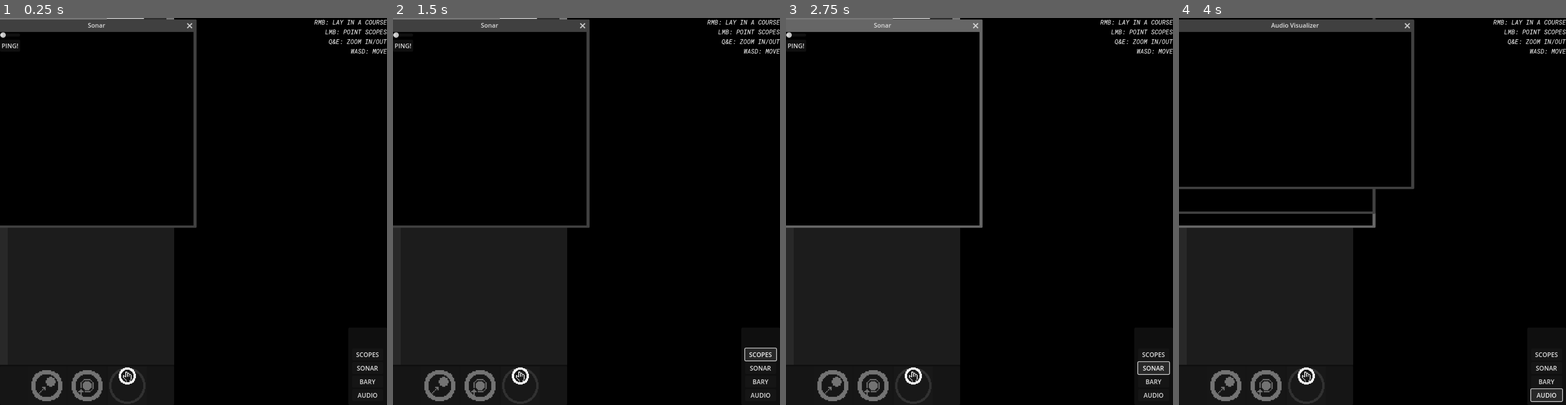
Above: before the commit, frames 1-4 (left to right).
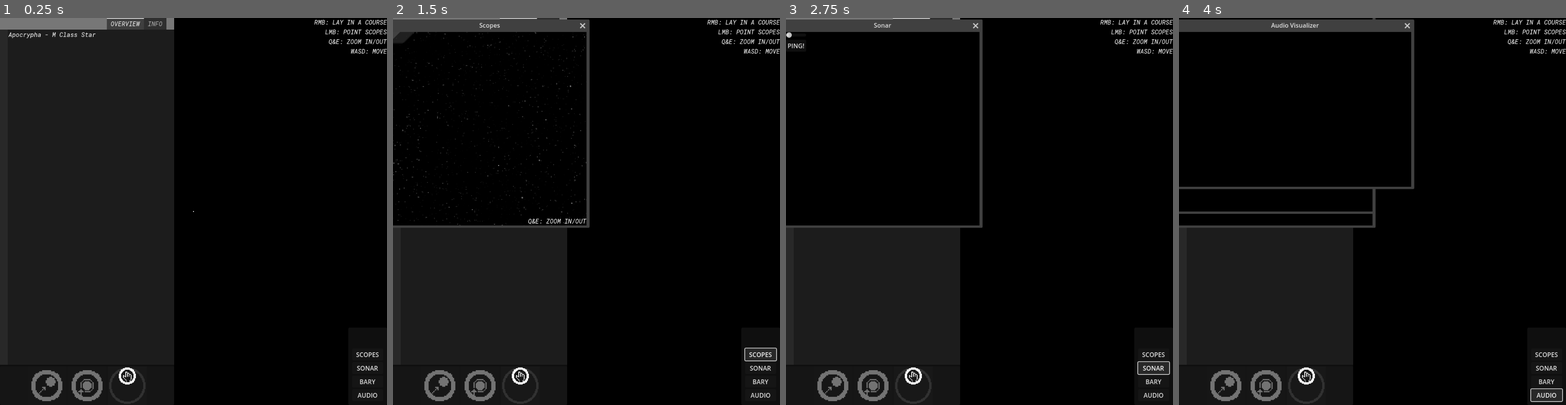
Above: after the commit, the same moments.

Repository: KermitGodFrog/Stellar-Cartography
Game: Godot game, scene res://Scenes/Game Master/gameMaster.tscn
Two runs of this game, one before a commit and one after it. Both use one fixed random seed, a clock stepped at 60 frames per second and the inputs below. Sound files missing from this copy of the repository are replaced by a short silence.
Inputs (mouse positions are in pixels of both pictures, inside the frame that each line leads up to):
- Up to frame 1 (0.25 s): no input
- Up to frame 2 (1.5 s): click (520, 385) at 0.5 s; click "SCOPES" at 1.25 s
- Up to frame 3 (2.75 s): click "SONAR" at 2 s
- Up to frame 4 (4 s): click "BARY" at 2.75 s; click "AUDIO" at 3.5 s

The runs differ from the first frame. In frame 1, 24% of the frame differs, in the area x 0-51%, y 0-55%; in frame 2, 0.4%; in frame 3, 2.2%; in frame 4, 0.3%.

Commit message:
Successful ui update.

Diff:
--- a/Scenes/Game/console_control.gd
+++ /dev/null
@@ -1,56 +0,0 @@
-extends Control
-
-@onready var item_list = $item_list
-@onready var line_edit = $line_edit
-
-signal systemMapPopup
-signal system3DPopup
-signal sonarPopup
-signal barycenterPopup
-
-func add_console_item(text: String, bg_color: Color = Color.WHITE):
-	var new_item = item_list.add_item(text, null, false)
-	if bg_color != Color.WHITE:
-		item_list.set_item_custom_bg_color(new_item, bg_color)
-	pass
-
-func _on_line_edit_text_submitted(new_text):
-	if new_text:
-		var return_msg: String
-		if has_method(str("cmd_", new_text)):
-			return_msg = call(str("cmd_", new_text))
-		else: return_msg = str("command not found: ", new_text)
-
-		if return_msg:
-			add_console_item(return_msg)
-
-		line_edit.clear()
-	pass
-
-func cmd_help():
-	return str("List of possible commands: ", "balance, ", "value, ", "jumps_remaining, ", "system_map, ", "scopes, ", "sonar ", "barycenter ")
-
-func cmd_system_map():
-	emit_signal("systemMapPopup")
-	return str("Opening system map.")
-
-func cmd_scopes():
-	emit_signal("system3DPopup")
-	return str("Opening scopes.")
-
-func cmd_sonar():
-	emit_signal("sonarPopup")
-	return str("Opening sonar.")
-
-func cmd_barycenter():
-	emit_signal("barycenterPopup")
-	return str("Opening barycenter visualizer.")
-
-func cmd_balance():
-	return str(owner.world.player.balance)
-
-func cmd_value():
-	return str(owner.world.player.current_value)
-
-func cmd_jumps_remaining():
-	return str(owner.world.player.jumps_remaining)
--- a/Scenes/Game/game.gd
+++ b/Scenes/Game/game.gd
@@ -8,7 +8,6 @@
 @onready var barycenter_visualizer = $barycenter_visualizer_window/barycenter_control
 @onready var audio_visualizer = $audio_visualizer_window/audio_control
 @onready var station_ui = $station_window/station_control
-#@onready var console_control = $console_control
 
 var is_paused: bool = false
 
--- a/Scenes/Game/game.tscn
+++ b/Scenes/Game/game.tscn
@@ -14,10 +14,8 @@
 [node name="system_window" parent="." instance=ExtResource("2_jilbx")]
 
 [node name="system_3d_window" parent="." instance=ExtResource("4_53ki8")]
-visible = true
 
 [node name="sonar_window" parent="." instance=ExtResource("4_lnw4j")]
-visible = true
 
 [node name="barycenter_visualizer_window" parent="." instance=ExtResource("5_wmjnw")]
 
